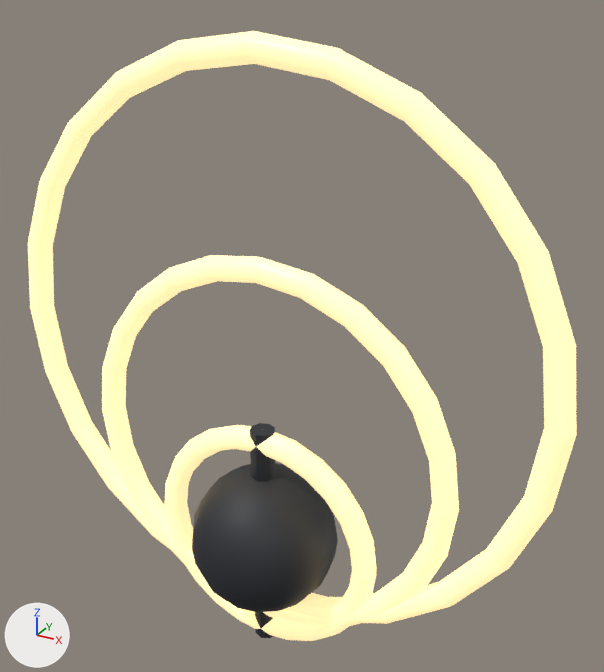
Two versions of the glTF model apps/web/public/models/A8.glb, one commit apart.
Camera for both pictures: a 50 mm camera at (0.598, -0.96, 1.052) aimed at (0.042, 0.051, 0.547). Every picture has the same lights, and +X, +Y and +Z are marked at lower left. The picture after the commit comes second. Where no turn or scale is listed for an object, it has been applied to the vertices.

The older version as bpy lines, for what is in view:
```python
mat_material_0 = principled_material('Material_0')
mat_material_0.base_color = (0.0232, 0.0262, 0.0331)  # dark grey #2a2d33
mat_material_0.roughness = 0.6
mat_material_1 = principled_material('Material_1')
mat_material_1.base_color = (1.0, 0.768, 0.392)  # beige #ffe3a8
mat_material_1.roughness = 0.4
mat_material_1.emission_color = (1.0, 0.768, 0.392)  # beige #ffe3a8
mat_material_1.emission_strength = 0.9
me_mesh_0 = bpy.data.meshes.new('Mesh_0')
me_mesh_0.from_pydata(...)  # a UV sphere (16 segments, 12 rings, poles along z) spanning x -0.12..0.12, y -0.12..0.12, z -0.12..0.12; an 8-sided cylinder along z spanning x -0.02..0.02, y -0.02..0.02, z -0.2..0.2
me_mesh_0.materials.append(mat_material_0)  # dark grey #2a2d33
me_mesh_1 = bpy.data.meshes.new('Mesh_1')
me_mesh_1.from_pydata(...)  # 575 vertices, 1152 faces; spans x -0.46..0.46, y -0.02..0.02, z -0.49..0.49
me_mesh_1.materials.append(mat_material_1)  # beige #ffe3a8, glowing beige #ffe3a8
ob_mesh_0 = bpy.data.objects.new('Mesh_0', me_mesh_0)
ob_mesh_0.location = (0.0, 0.0, 0.2)
ob_mesh_1 = bpy.data.objects.new('Mesh_1', me_mesh_1)
ob_mesh_1.location = (0.0, 0.0, 0.49)
```
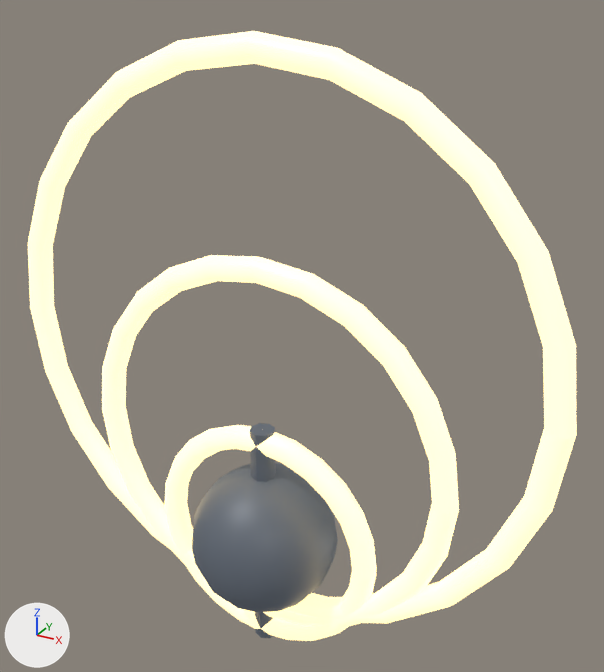
Boxes [x1, y1, x2, y2] around the edits, measured in the pictures (604 x 672 px):
```json
{"object": "Mesh_1", "change": "surface changed", "before": [28, 31, 577, 641], "after": [28, 31, 577, 641]}
{"object": "Mesh_0", "change": "recoloured, surface changed", "before": [192, 423, 338, 638], "after": [192, 423, 338, 638], "on screen": "dark grey to greyish blue"}
```

Edits to the scene script, one JSON object a line:
```json
{"op": "set", "path": "mat_material_0.roughness", "old": "0.6", "new": "0.5"}
{"op": "set", "path": "mat_material_0.base_color", "old": "(0.0232, 0.0262, 0.0331)", "new": "(0.0908, 0.107, 0.133)", "note": "dark grey #2a2d33 -> greyish blue #555c66"}
{"op": "add", "block": "mat_material_0", "code": "mat_material_0.emission_strength = 0.32"}
{"op": "add", "block": "mat_material_0", "code": "mat_material_0.emission_color = (0.0908, 0.107, 0.133)  # greyish blue #555c66"}
{"op": "set", "path": "mat_material_1.emission_strength", "old": "0.9", "new": "1.4"}
```
